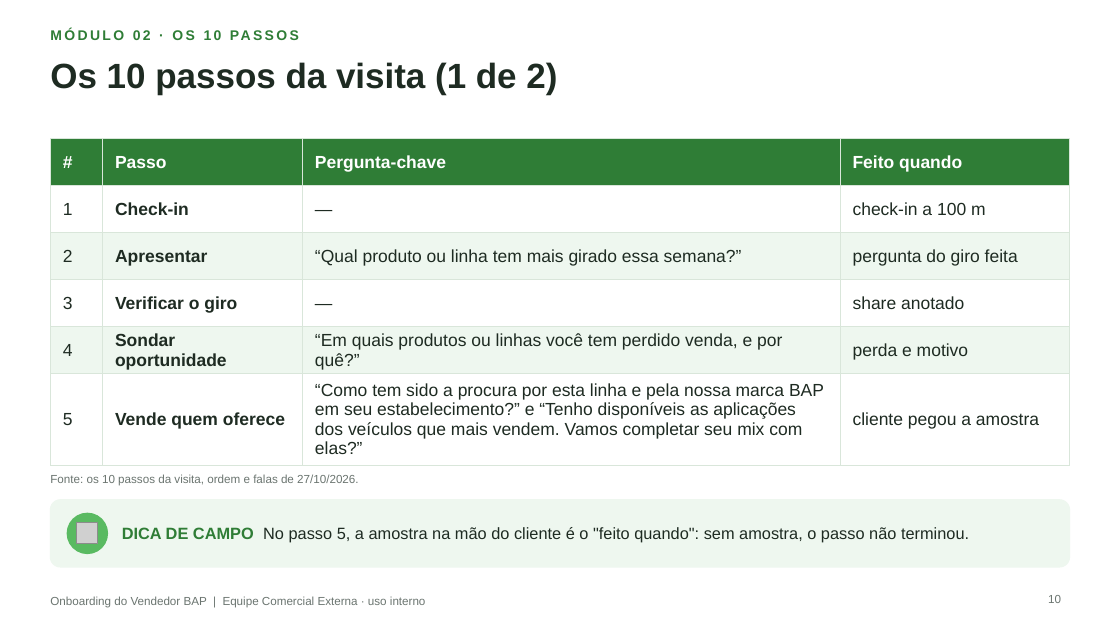
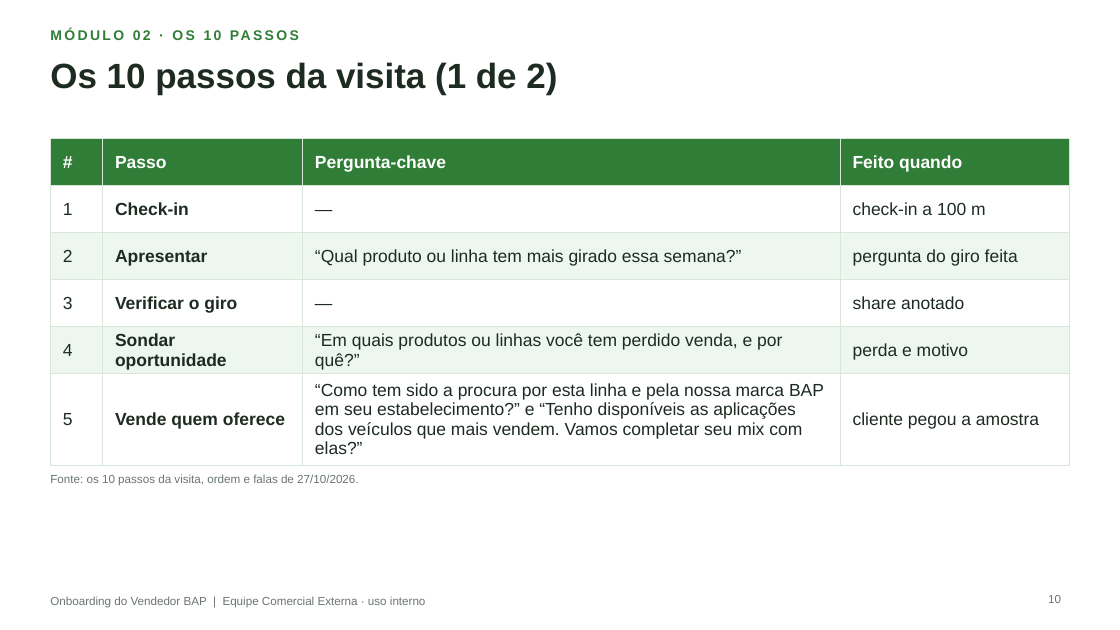
Before and after one commit to aloirr/bapajudacatalogo, a slide deck: slide 10 of catalogo_grafico/entregas/Treinamento_Onboarding_Vendedor_BAP_Vendedores.pptx. Drawn at 1120x630 pixels with LibreOffice and Linux fonts; fonts in the diff are those of the drawing; grey boxes stand for pictures; background and template pictures are left out. Boxes give left, top, right and bottom in pixels: in the first picture for what was removed or moved away, otherwise in the second. Text is boxed around its words. In the diff, an @@ line names an element or a change of style, - is before the commit and + after.

```diff
--- a/catalogo_grafico/entregas/Treinamento_Onboarding_Vendedor_BAP_Vendedores.pptx
+++ b/catalogo_grafico/entregas/Treinamento_Onboarding_Vendedor_BAP_Vendedores.pptx
@@ rounded rectangle removed at [50,500,1070,567] @@
@@ ellipse removed at [67,513,108,554] @@
@@ picture removed at [77,523,98,544] @@
@@ text removed at [122,527,969,543] @@
-DICA DE CAMPO No passo 5, a amostra na mão do cliente é o "feito quando": sem amostra, o passo não terminou.
```
Also in this commit, not shown: 14 other slides changed, 30 other files.
